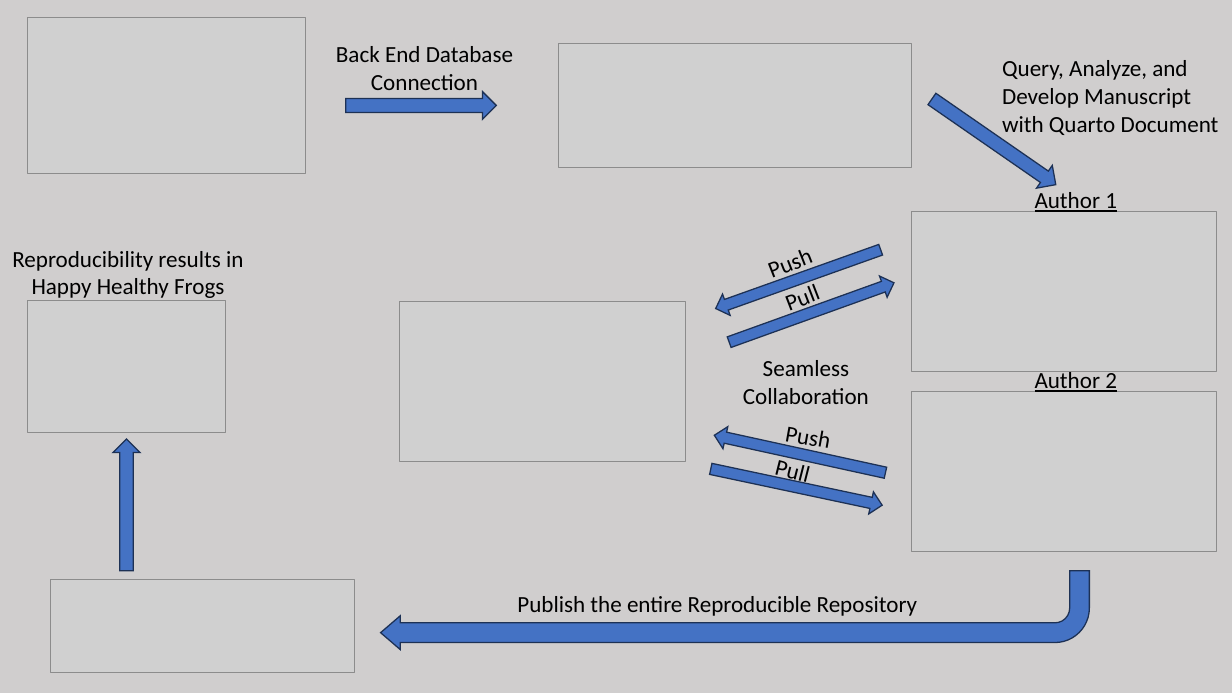
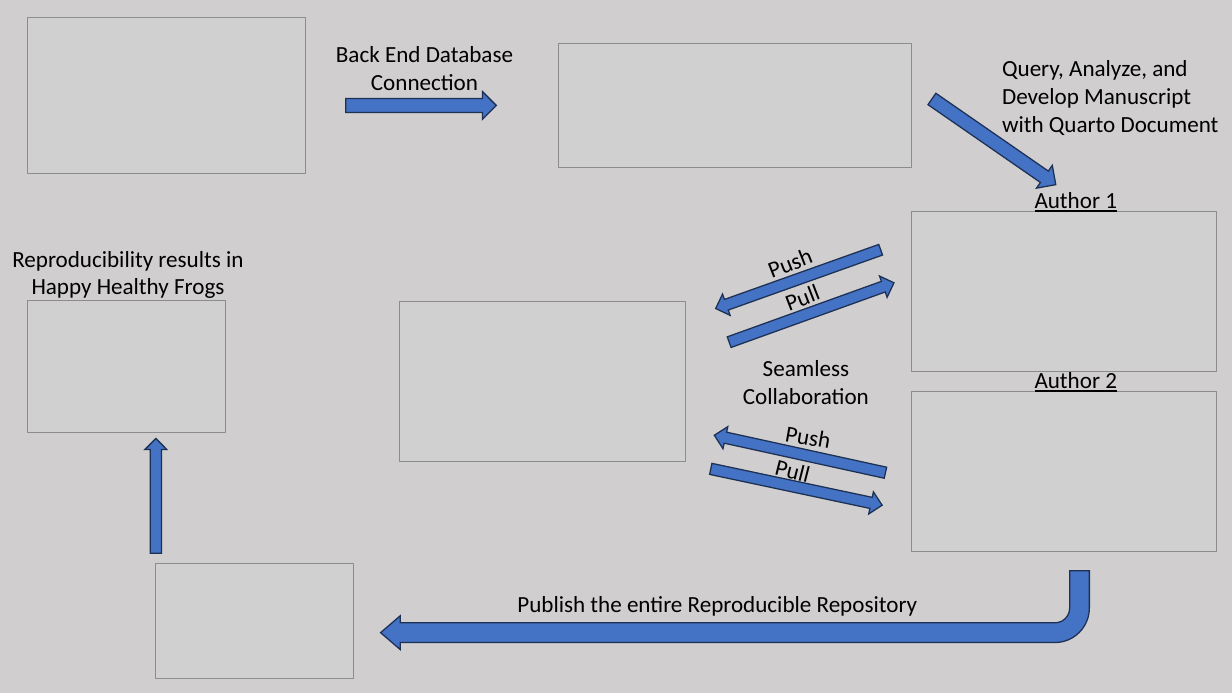
Before and after one commit to Jake-Eisaguirre/OpenScience_NSFPresentation, a slide deck: slide 1 of repro_pipeline/reproducible_pipeline.pptx. Drawn at 1232x693 pixels with LibreOffice and Linux fonts; fonts in the diff are those of the drawing; grey boxes stand for pictures. Boxes give left, top, right and bottom in pixels: in the first picture for what was removed or moved away, otherwise in the second. Text is boxed around its words. In the diff, an @@ line names an element or a change of style, - is before the commit and + after.

```diff
--- a/repro_pipeline/reproducible_pipeline.pptx
+++ b/repro_pipeline/reproducible_pipeline.pptx
@@ down arrow: place and size @@
-down arrow at <box>113,439,140,571</box>
+down arrow at <box>145,439,167,554</box>
@@ picture: place and size @@
-picture at <box>50,579,355,673</box>
+picture at <box>156,564,354,678</box>
```
Also in this commit, not shown: 6 other files.
